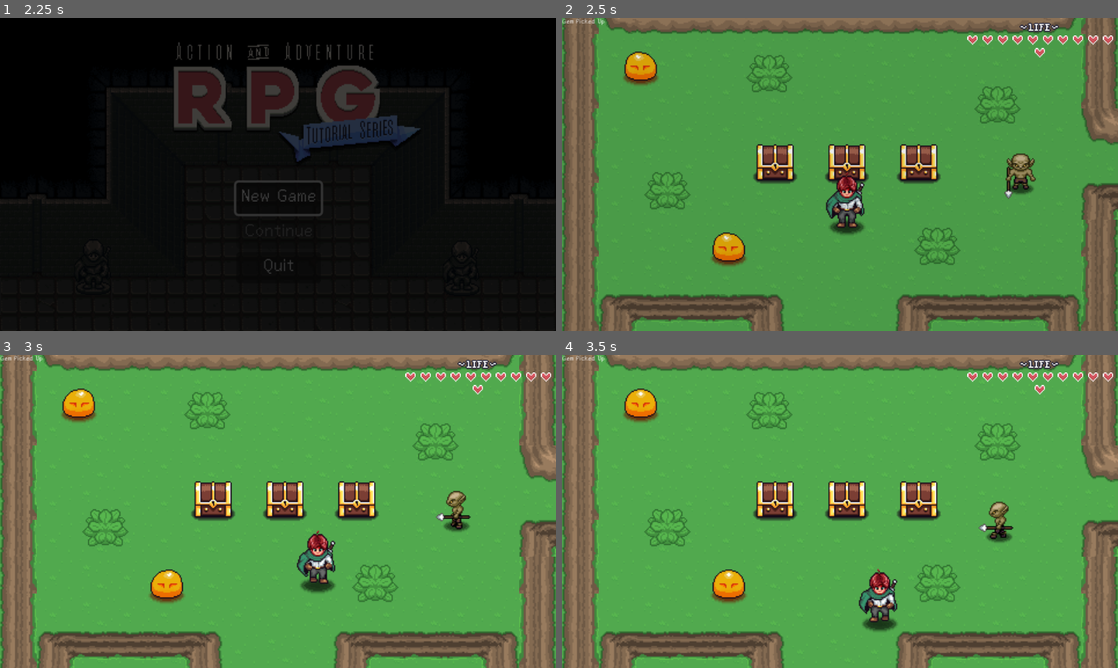
Above: before the commit, frames 1-4 (two rows, left to right).
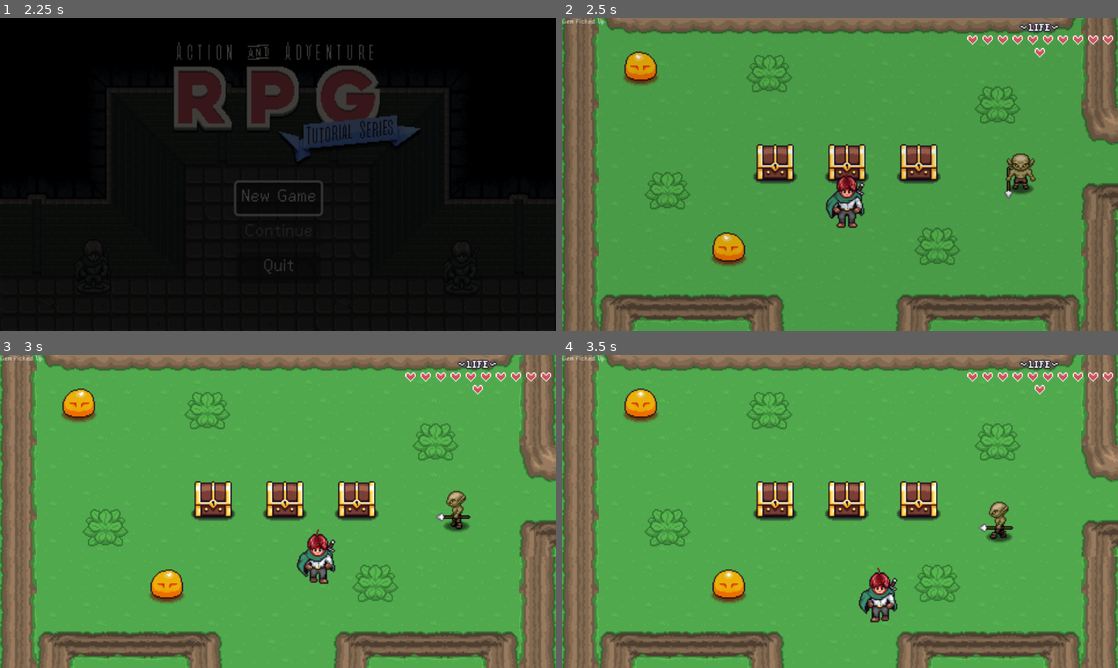
Above: after the commit, the same moments.

Repository: Folkor42/2D-Action-Adventure
Game: Godot game, scene res://scenes/Title Screen.tscn
Two runs of this game, one before a commit and one after it. Both use one fixed random seed, a clock stepped at 60 frames per second and the inputs below. Sound files missing from this copy of the repository are replaced by a short silence.
Inputs:
- Up to frame 1 (2.25 s): click "New Game" at 0.5 s; click "New Game" at 1.25 s; tap Enter (ui_accept) at 2 s; hold Right (right) from 2.03 s (still down); hold Z (attack) from 2.03 s (still down)
- Up to frame 2 (2.5 s): keep holding Right (right); keep holding Z (attack); tap Enter (ui_accept) at 2.27 s; tap Space (interact) at 2.3 s
- Up to frame 3 (3 s): release Right (right) at 2.78 s; release Z (attack) at 2.78 s; hold Down (down) from 2.78 s (still down); tap Space (interact) at 2.85 s
- Up to frame 4 (3.5 s): keep holding Down (down); tap Enter (ui_accept) at 3.02 s; tap Z (attack) at 3.05 s

Frame 1 is identical in both runs. In frame 2, 0.2% of the frame differs, in the area x 48-55%, y 53-70%; in frame 3, 0.2%; in frame 4, 0.3%, in the area x 54-61%, y 67-89%.

Commit message:
Added Charge and Spin Attacks

Diff:
--- a/Levels/player_spawn.tscn
+++ b/Levels/player_spawn.tscn
@@ -1,7 +1,7 @@
 [gd_scene load_steps=3 format=3 uid="uid://6itqmku4udbn"]
 
-[ext_resource type="Texture2D" uid="uid://bi3ihmbunaajq" path="res://player/assets/PlayerSprite02.png" id="1_j41qb"]
 [ext_resource type="Script" path="res://Levels/player_spawn.gd" id="1_jicqw"]
+[ext_resource type="Texture2D" uid="uid://wn8u0u5epjnq" path="res://player/assets/player_sprite.png" id="2_3rb4l"]
 
 [node name="PlayerSpawn" type="Node2D"]
 script = ExtResource("1_jicqw")
@@ -9,6 +9,6 @@
 [node name="Sprite2D" type="Sprite2D" parent="."]
 modulate = Color(0.505882, 0.831373, 0, 0.321569)
 position = Vector2(0, -20)
-texture = ExtResource("1_j41qb")
+texture = ExtResource("2_3rb4l")
 hframes = 16
-vframes = 3
+vframes = 8
--- a/player/player.tscn
+++ b/player/player.tscn
@@ -1,20 +1,24 @@
-[gd_scene load_steps=49 format=3 uid="uid://c1yldn01piade"]
+[gd_scene load_steps=67 format=3 uid="uid://c1yldn01piade"]
 
 [ext_resource type="Script" path="res://player/player.gd" id="1_jfhlr"]
 [ext_resource type="Texture2D" uid="uid://bbn1y3etw8abv" path="res://player/assets/Shadow.png" id="2_x4wqo"]
-[ext_resource type="Texture2D" uid="uid://bi3ihmbunaajq" path="res://player/assets/PlayerSprite02.png" id="3_jcqbb"]
 [ext_resource type="Script" path="res://player/scripts/player_state_machine.gd" id="3_rty4m"]
+[ext_resource type="Texture2D" uid="uid://wn8u0u5epjnq" path="res://player/assets/player_sprite.png" id="3_wr173"]
 [ext_resource type="Script" path="res://player/scripts/state_idle.gd" id="4_5inqy"]
 [ext_resource type="Texture2D" uid="uid://48smxdvbitw3" path="res://player/assets/AttackSprite01.png" id="4_qqey1"]
 [ext_resource type="Script" path="res://player/scripts/state_walk.gd" id="5_wm0m5"]
+[ext_resource type="Texture2D" uid="uid://cxqem0fi4dfeb" path="res://player/assets/spin_effect.png" id="6_higc7"]
 [ext_resource type="Script" path="res://player/scripts/state_attack.gd" id="7_lwivv"]
 [ext_resource type="AudioStream" uid="uid://d1gena0ehi2w8" path="res://player/assets/SwordSwoosh.wav" id="9_2t1ia"]
 [ext_resource type="PackedScene" uid="uid://qlwg2e7oxfae" path="res://General Nodes/HurtBox/hurt_box.tscn" id="10_f5yu8"]
 [ext_resource type="Script" path="res://player/scripts/playerInteractionHost.gd" id="10_jvyjm"]
 [ext_resource type="Script" path="res://player/player_camera.gd" id="11_bqo1l"]
 [ext_resource type="Script" path="res://player/scripts/state_stun.gd" id="11_qxb6f"]
+[ext_resource type="Script" path="res://player/scripts/state_charge_attack.gd" id="12_wewfp"]
 [ext_resource type="PackedScene" uid="uid://celtqki70mpck" path="res://General Nodes/HitBox/hit_box.tscn" id="13_jflad"]
+[ext_resource type="AudioStream" uid="uid://cygtxrlocrcqc" path="res://player/audio/charged.wav" id="13_w77si"]
 [ext_resource type="Script" path="res://player/scripts/push_area.gd" id="14_f6vgu"]
+[ext_resource type="AudioStream" uid="uid://dj868ev2y7pqb" path="res://player/audio/spin-attack.wav" id="14_sacfn"]
 [ext_resource type="AudioStream" uid="uid://d302m6d0pklut" path="res://player/assets/hit_player.wav" id="14_wys8c"]
 [ext_resource type="Script" path="res://player/scripts/Abilities/Abilities.gd" id="17_vwdh7"]
 [ext_resource type="PackedScene" uid="uid://ceb3g0if8khao" path="res://General Nodes/ItemMagnet/item_magnet.tscn" id="18_2qpeh"]
@@ -257,6 +261,90 @@
 [sub_resource type="CircleShape2D" id="CircleShape2D_i8235"]
 radius = 19.0
 
+[sub_resource type="CapsuleShape2D" id="CapsuleShape2D_gs0ff"]
+radius = 8.0
+height = 26.0
+
+[sub_resource type="Gradient" id="Gradient_8vehr"]
+colors = PackedColorArray(1, 1, 1, 1, 0, 0.87451, 0.388235, 0)
+
+[sub_resource type="GradientTexture1D" id="GradientTexture1D_ibmbl"]
+gradient = SubResource("Gradient_8vehr")
+
+[sub_resource type="ParticleProcessMaterial" id="ParticleProcessMaterial_5hx7v"]
+particle_flag_disable_z = true
+emission_shape = 3
+emission_box_extents = Vector3(3, 12, 1)
+spread = 180.0
+initial_velocity_min = 10.0
+initial_velocity_max = 30.0
+gravity = Vector3(0, 0, 0)
+linear_accel_min = -20.0
+linear_accel_max = -5.0
+color_ramp = SubResource("GradientTexture1D_ibmbl")
+
+[sub_resource type="Animation" id="Animation_icov6"]
+resource_name = "spin"
+length = 0.35
+step = 0.05
+tracks/0/type = "value"
+tracks/0/imported = false
+tracks/0/enabled = true
+tracks/0/path = NodePath(".:frame")
+tracks/0/interp = 1
+tracks/0/loop_wrap = true
+tracks/0/keys = {
+"times": PackedFloat32Array(0, 0.05, 0.1, 0.15, 0.2, 0.25, 0.3, 0.35),
+"transitions": PackedFloat32Array(1, 1, 1, 1, 1, 1, 1, 1),
+"update": 1,
+"values": [0, 1, 2, 3, 4, 5, 6, 7]
+}
+tracks/1/type = "value"
+tracks/1/imported = false
+tracks/1/enabled = true
+tracks/1/path = NodePath(".:modulate")
+tracks/1/interp = 1
+tracks/1/loop_wrap = true
+tracks/1/keys = {
+"times": PackedFloat32Array(0, 0.25, 0.35),
+"transitions": PackedFloat32Array(1, 1, 1),
+"update": 0,
+"values": [Color(1, 1, 1, 1), Color(0.369077, 0.976635, 0.380642, 1), Color(0.368627, 0.976471, 0.380392, 0)]
+}
+
+[sub_resource type="Animation" id="Animation_sx5sc"]
+length = 0.001
+tracks/0/type = "value"
+tracks/0/imported = false
+tracks/0/enabled = true
+tracks/0/path = NodePath(".:frame")
+tracks/0/interp = 1
+tracks/0/loop_wrap = true
+tracks/0/keys = {
+"times": PackedFloat32Array(0),
+"transitions": PackedFloat32Array(1),
+"update": 1,
+"values": [0]
+}
+tracks/1/type = "value"
+tracks/1/imported = false
+tracks/1/enabled = true
+tracks/1/path = NodePath(".:modulate")
+tracks/1/interp = 1
+tracks/1/loop_wrap = true
+tracks/1/keys = {
+"times": PackedFloat32Array(0),
+"transitions": PackedFloat32Array(1),
+"update": 0,
+"values": [Color(1, 1, 1, 1)]
+}
+
+[sub_resource type="AnimationLibrary" id="AnimationLibrary_5c6cb"]
+_data = {
+"RESET": SubResource("Animation_sx5sc"),
+"spin": SubResource("Animation_icov6")
+}
+
 [sub_resource type="Animation" id="Animation_yctyk"]
 length = 0.001
 tracks/0/type = "value"
@@ -282,6 +370,30 @@
 "transitions": PackedFloat32Array(1),
 "update": 0,
 "values": [Vector2(0, 25)]
+}
+tracks/2/type = "value"
+tracks/2/imported = false
+tracks/2/enabled = true
+tracks/2/path = NodePath("Sprite2D/ChargeHurtBox:rotation")
+tracks/2/interp = 1
+tracks/2/loop_wrap = true
+tracks/2/keys = {
+"times": PackedFloat32Array(0),
+"transitions": PackedFloat32Array(1),
+"update": 0,
+"values": [0.0]
+}
+tracks/3/type = "value"
+tracks/3/imported = false
+tracks/3/enabled = true
+tracks/3/path = NodePath("Sprite2D/ChargeHurtBox/GPUParticles2D:position")
+tracks/3/interp = 1
+tracks/3/loop_wrap = true
+tracks/3/keys = {
+"times": PackedFloat32Array(0),
+"transitions": PackedFloat32Array(1),
+"update": 0,
+"values": [Vector2(-6, 16)]
 }
 
 [sub_resource type="Animation" id="Animation_kao2h"]
@@ -516,6 +628,285 @@
 "transitions": PackedFloat32Array(1, 1),
 "update": 0,
 "values": [13, 16]
+}
+
+[sub_resource type="Animation" id="Animation_1hjjf"]
+resource_name = "charge_down"
+length = 0.4
+loop_mode = 2
+tracks/0/type = "value"
+tracks/0/imported = false
+tracks/0/enabled = true
+tracks/0/path = NodePath("Sprite2D:frame")
+tracks/0/interp = 1
+tracks/0/loop_wrap = true
+tracks/0/keys = {
+"times": PackedFloat32Array(0),
+"transitions": PackedFloat32Array(1),
+"update": 0,
+"values": [56]
+}
+tracks/1/type = "value"
+tracks/1/imported = false
+tracks/1/enabled = true
+tracks/1/path = NodePath("Sprite2D/ChargeHurtBox:rotation")
+tracks/1/interp = 1
+tracks/1/loop_wrap = true
+tracks/1/keys = {
+"times": PackedFloat32Array(0),
+"transitions": PackedFloat32Array(1),
+"update": 0,
+"values": [0.0]
+}
+tracks/2/type = "value"
+tracks/2/imported = false
+tracks/2/enabled = true
+tracks/2/path = NodePath("Sprite2D/ChargeHurtBox/GPUParticles2D:position")
+tracks/2/interp = 1
+tracks/2/loop_wrap = true
+tracks/2/keys = {
+"times": PackedFloat32Array(0),
+"transitions": PackedFloat32Array(1),
+"update": 0,
+"values": [Vector2(-6, 16)]
+}
+
+[sub_resource type="Animation" id="Animation_3pcx8"]
+resource_name = "charge_up"
+length = 0.4
+loop_mode = 2
+tracks/0/type = "value"
+tracks/0/imported = false
+tracks/0/enabled = true
+tracks/0/path = NodePath("Sprite2D:frame")
+tracks/0/interp = 1
+tracks/0/loop_wrap = true
+tracks/0/keys = {
+"times": PackedFloat32Array(0),
+"transitions": PackedFloat32Array(1),
+"update": 0,
+"values": [59]
+}
+tracks/1/type = "value"
+tracks/1/imported = false
+tracks/1/enabled = true
+tracks/1/path = NodePath("Sprite2D/ChargeHurtBox:rotation")
+tracks/1/interp = 1
+tracks/1/loop_wrap = true
+tracks/1/keys = {
+"times": PackedFloat32Array(0),
+"transitions": PackedFloat32Array(1),
+"update": 0,
+"values": [3.14159]
+}
+tracks/2/type = "value"
+tracks/2/imported = false
+tracks/2/enabled = true
+tracks/2/path = NodePath("Sprite2D/ChargeHurtBox/GPUParticles2D:position")
+tracks/2/interp = 1
+tracks/2/loop_wrap = true
+tracks/2/keys = {
+"times": PackedFloat32Array(0),
+"transitions": PackedFloat32Array(1),
+"update": 0,
+"values": [Vector2(13, 16)]
+}
+
+[sub_resource type="Animation" id="Animation_vecbi"]
+resource_name = "charge_side"
+length = 0.4
+loop_mode = 2
+tracks/0/type = "value"
+tracks/0/imported = false
+tracks/0/enabled = true
+tracks/0/path = NodePath("Sprite2D:frame")
+tracks/0/interp = 1
+tracks/0/loop_wrap = true
+tracks/0/keys = {
+"times": PackedFloat32Array(0),
+"transitions": PackedFloat32Array(1),
+"update": 0,
+"values": [63]
+}
+tracks/1/type = "value"
+tracks/1/imported = false
+tracks/1/enabled = true
+tracks/1/path = NodePath("Sprite2D/ChargeHurtBox:rotation")
+tracks/1/interp = 1
+tracks/1/loop_wrap = true
+tracks/1/keys = {
+"times": PackedFloat32Array(0),
+"transitions": PackedFloat32Array(1),
+"update": 0,
+"values": [-1.5708]
+}
+tracks/2/type = "value"
+tracks/2/imported = false
+tracks/2/enabled = true
+tracks/2/path = NodePath("Sprite2D/ChargeHurtBox/GPUParticles2D:position")
+tracks/2/interp = 1
+tracks/2/loop_wrap = true
+tracks/2/keys = {
+"times": PackedFloat32Array(0),
+"transitions": PackedFloat32Array(1),
+"update": 0,
+"values": [Vector2(-6, 16)]
+}
+
+[sub_resource type="Animation" id="Animation_vke3g"]
+resource_name = "charge_walk_down"
+length = 0.45
+loop_mode = 2
+step = 0.05
+tracks/0/type = "value"
+tracks/0/imported = false
+tracks/0/enabled = true
+tracks/0/path = NodePath("Sprite2D:frame")
+tracks/0/interp = 1
+tracks/0/loop_wrap = true
+tracks/0/keys = {
+"times": PackedFloat32Array(0, 0.45),
+"transitions": PackedFloat32Array(1, 1),
+"update": 0,
+"values": [54, 57]
+}
+tracks/1/type = "value"
+tracks/1/imported = false
+tracks/1/enabled = true
+tracks/1/path = NodePath("Sprite2D/ChargeHurtBox:rotation")
+tracks/1/interp = 1
+tracks/1/loop_wrap = true
+tracks/1/keys = {
+"times": PackedFloat32Array(0),
+"transitions": PackedFloat32Array(1),
+"update": 0,
+"values": [0.0]
+}
+tracks/2/type = "value"
+tracks/2/imported = false
+tracks/2/enabled = true
+tracks/2/path = NodePath("Sprite2D/ChargeHurtBox/GPUParticles2D:position")
+tracks/2/interp = 1
+tracks/2/loop_wrap = true
+tracks/2/keys = {
+"times": PackedFloat32Array(0),
+"transitions": PackedFloat32Array(1),
+"update": 0,
+"values": [Vector2(-6, 16)]
+}
+
+[sub_resource type="Animation" id="Animation_0ghf3"]
+resource_name = "charge_walk_up"
+length = 0.45
+loop_mode = 2
+step = 0.05
+tracks/0/type = "value"
+tracks/0/imported = false
+tracks/0/enabled = true
+tracks/0/path = NodePath("Sprite2D:frame")
+tracks/0/interp = 1
+tracks/0/loop_wrap = true
+tracks/0/keys = {
+"times": PackedFloat32Array(0, 0.45),
+"transitions": PackedFloat32Array(1, 1),
+"update": 0,
+"values": [58, 61]
+}
+tracks/1/type = "value"
+tracks/1/imported = false
+tracks/1/enabled = true
+tracks/1/path = NodePath("Sprite2D/ChargeHurtBox:rotation")
+tracks/1/interp = 1
+tracks/1/loop_wrap = true
+tracks/1/keys = {
+"times": PackedFloat32Array(0),
+"transitions": PackedFloat32Array(1),
+"update": 0,
+"values": [3.14159]
+}
+tracks/2/type = "value"
+tracks/2/imported = false
+tracks/2/enabled = true
+tracks/2/path = NodePath("Sprite2D/ChargeHurtBox/GPUParticles2D:position")
+tracks/2/interp = 1
+tracks/2/loop_wrap = true
+tracks/2/keys = {
+"times": PackedFloat32Array(0),
+"transitions": PackedFloat32Array(1),
+"update": 0,
+"values": [Vector2(13, 16)]
+}
+
+[sub_resource type="Animation" id="Animation_183n0"]
+resource_name = "charge_walk_side"
+length = 0.45
+loop_mode = 2
+step = 0.05
+tracks/0/type = "value"
+tracks/0/imported = false
+tracks/0/enabled = true
+tracks/0/path = NodePath("Sprite2D:frame")
+tracks/0/interp = 1
+tracks/0/loop_wrap = true
+tracks/0/keys = {
+"times": PackedFloat32Array(0, 0.45),
+"transitions": PackedFloat32Array(1, 1),
+"update": 0,
+"values": [62, 65]
+}
+tracks/1/type = "value"
+tracks/1/imported = false
+tracks/1/enabled = true
+tracks/1/path = NodePath("Sprite2D/ChargeHurtBox:rotation")
+tracks/1/interp = 1
+tracks/1/loop_wrap = true
+tracks/1/keys = {
+"times": PackedFloat32Array(0),
+"transitions": PackedFloat32Array(1),
+"update": 0,
+"values": [-1.5708]
+}
+tracks/2/type = "value"
+tracks/2/imported = false
+tracks/2/enabled = true
+tracks/2/path = NodePath("Sprite2D/ChargeHurtBox/GPUParticles2D:position")
+tracks/2/interp = 1
+tracks/2/loop_wrap = true
+tracks/2/keys = {
+"times": PackedFloat32Array(0),
+"transitions": PackedFloat32Array(1),
+"update": 0,
+"values": [Vector2(-6, 16)]
+}
+
+[sub_resource type="Animation" id="Animation_ja7bv"]
+resource_name = "charge_attack"
+length = 0.35
+loop_mode = 1
+step = 0.05
+tracks/0/type = "value"
+tracks/0/imported = false
+tracks/0/enabled = true
+tracks/0/path = NodePath("Sprite2D:frame")
+tracks/0/interp = 1
+tracks/0/loop_wrap = true
+tracks/0/keys = {
+"times": PackedFloat32Array(0, 0.05, 0.1, 0.15, 0.2, 0.25, 0.3, 0.35),
+"transitions": PackedFloat32Array(1, 1, 1, 1, 1, 1, 1, 1),
+"update": 1,
+"values": [66, 67, 68, 69, 70, 71, 72, 73]
+}
+tracks/1/type = "value"
+tracks/1/imported = false
+tracks/1/enabled = true
+tracks/1/path = NodePath("Sprite2D/ChargeHurtBox:rotation")
+tracks/1/interp = 1
+tracks/1/loop_wrap = true
+tracks/1/keys = {
+"times": PackedFloat32Array(0, 0.05, 0.1, 0.15, 0.2, 0.25, 0.3, 0.35),
+"transitions": PackedFloat32Array(1, 1, 1, 1, 1, 1, 1, 1),
+"update": 0,
+"values": [0.785398, 1.5708, 2.18166, 3.14159, -2.18166, -1.5708, -0.785398, 0.0]
 }
 
 [sub_resource type="AnimationLibrary" id="AnimationLibrary_iigjh"]
@@ -524,6 +915,13 @@
 "attack_down": SubResource("Animation_kao2h"),
 "attack_side": SubResource("Animation_8t0dr"),
 "attack_up": SubResource("Animation_rhhsi"),
+"charge_attack": SubResource("Animation_ja7bv"),
+"charge_down": SubResource("Animation_1hjjf"),
+"charge_side": SubResource("Animation_vecbi"),
+"charge_up": SubResource("Animation_3pcx8"),
+"charge_walk_down": SubResource("Animation_vke3g"),
+"charge_walk_side": SubResource("Animation_183n0"),
+"charge_walk_up": SubResource("Animation_0ghf3"),
 "idle_down": SubResource("Animation_rk36x"),
 "idle_side": SubResource("Animation_eic20"),
 "idle_up": SubResource("Animation_1124n"),
@@ -624,15 +1022,16 @@
 shape = SubResource("CircleShape2D_goj8y")
 
 [node name="Shadow" type="Sprite2D" parent="."]
+visible = false
 modulate = Color(0, 0, 0, 0.686275)
 show_behind_parent = true
 texture = ExtResource("2_x4wqo")
 
 [node name="Sprite2D" type="Sprite2D" parent="."]
 position = Vector2(0, -21)
-texture = ExtResource("3_jcqbb")
+texture = ExtResource("3_wr173")
 hframes = 16
-vframes = 3
+vframes = 8
 
 [node name="AttackEffectSprite" type="Sprite2D" parent="Sprite2D"]
 position = Vector2(0, 10)
@@ -658,6 +1057,35 @@
 shape = SubResource("CircleShape2D_i8235")
 debug_color = Color(0.67451, 0.176471, 0.188235, 0.294118)
 
+[node name="ChargeHurtBox" parent="Sprite2D" instance=ExtResource("10_f5yu8")]
+unique_name_in_owner = true
+collision_mask = 256
+monitoring = false
+
+[node name="CollisionShape2D" type="CollisionShape2D" parent="Sprite2D/ChargeHurtBox"]
+visible = false
+position = Vector2(0, 16)
+shape = SubResource("CapsuleShape2D_gs0ff")
+debug_color = Color(0.67451, 0.176471, 0.188235, 0.294118)
+
+[node name="GPUParticles2D" type="GPUParticles2D" parent="Sprite2D/ChargeHurtBox"]
+position = Vector2(-6, 16)
+amount = 4
+process_material = SubResource("ParticleProcessMaterial_5hx7v")
+lifetime = 0.5
+
+[node name="SpinSprite" type="Sprite2D" parent="."]
+visible = false
+show_behind_parent = true
+position = Vector2(0, -20)
+texture = ExtResource("6_higc7")
+hframes = 8
+
+[node name="AnimationPlayer" type="AnimationPlayer" parent="SpinSprite"]
+libraries = {
+"": SubResource("AnimationLibrary_5c6cb")
+}
+
 [node name="AnimationPlayer" type="AnimationPlayer" parent="."]
 libraries = {
 "": SubResource("AnimationLibrary_iigjh")
@@ -678,6 +1106,11 @@
 
 [node name="Stun" type="Node" parent="StateMachine"]
 script = ExtResource("11_qxb6f")
+
+[node name="ChargeAttack" type="Node" parent="StateMachine"]
+script = ExtResource("12_wewfp")
+sfx_charge = ExtResource("13_w77si")
+sfx_spin = ExtResource("14_sacfn")
 
 [node name="Camera2D" type="Camera2D" parent="."]
 position_smoothing_enabled = true
@@ -691,6 +1124,7 @@
 bus = &"SoundFX"
 
 [node name="Interactions" type="Node2D" parent="."]
+visible = false
 script = ExtResource("10_jvyjm")
 
 [node name="Area2D" type="Area2D" parent="Interactions"]
@@ -731,6 +1165,7 @@
 script = ExtResource("17_vwdh7")
 
 [node name="ItemMagnet" parent="." instance=ExtResource("18_2qpeh")]
+visible = false
 
 [node name="CollisionShape2D" type="CollisionShape2D" parent="ItemMagnet"]
 position = Vector2(0, -14)
--- /dev/null
+++ b/player/scripts/state_TEST.gd
@@ -0,0 +1,29 @@
+class_name State_TEST extends State
+
+@onready var walk : State = $"../Walk"
+@onready var attack : State = $"../Attack"
+
+
+func Enter() -> void:
+	print("TEST")
+	player.UpdateAnimation("idle")
+	pass
+
+func Exit() -> void:
+	pass
+
+func Process( _delta : float ) -> State:
+	if player.direction != Vector2.ZERO:
+		return walk
+	player.velocity = Vector2.ZERO
+	return null
+
+func Physics ( _delta : float ) -> State:
+		return null
+
+func HandleInput ( _event: InputEvent ) -> State:
+	if _event.is_action_pressed("attack"):
+		return attack
+	if _event.is_action_pressed("interact"):
+		PlayerManager.interact_pressed.emit()
+	return null
--- a/player/scripts/state_attack.gd
+++ b/player/scripts/state_attack.gd
@@ -4,20 +4,26 @@
 
 @export var attack_sound : AudioStream
 @export_range(1,20,0.5) var decelerate_speed : float = 5.0
-@onready var walk : State = $"../Walk"
-@onready var idle : State = $"../Idle"
+
 @onready var animation_player : AnimationPlayer = $"../../AnimationPlayer"
 @onready var attack_animation : AnimationPlayer = $"../../Sprite2D/AttackEffectSprite/AnimationPlayer"
 @onready var audio : AudioStreamPlayer2D = $"../../Audio/AudioStreamPlayer2D"
+
+@onready var walk : State = $"../Walk"
+@onready var idle : State = $"../Idle"
 @onready var hurt_box : HurtBox = %AttackHurtBox
+@onready var charge_attack: State = $"../ChargeAttack"
+
 
 func Enter() -> void:
+	player.UpdateAnimation("attack")
 	attack_animation.play( "attack_" + player.AnimDirection() )
-	player.UpdateAnimation("attack")
 	animation_player.animation_finished.connect ( EndAttack )
+
 	audio.stream = attack_sound
 	audio.pitch_scale = randf_range(0.9, 1.1)
 	audio.play()
+
 	attacking = true
 
 	await get_tree().create_timer(0.075).timeout
@@ -49,5 +55,7 @@
 
 
 func EndAttack( _newAnimName : String ) -> void:
+	if Input.is_action_pressed("attack"):
+		state_machine.ChangeState( charge_attack )
 	attacking = false
 	pass
--- /dev/null
+++ b/player/scripts/state_charge_attack.gd
@@ -0,0 +1,120 @@
+class_name State_ChargeAttack extends State
+
+@export var charge_duration : float = 1.0
+@export var move_speed : float = 80.0
+@export var sfx_charge : AudioStream
+@export var sfx_spin : AudioStream
+
+var timer : float = 0.0
+var walking : bool = false
+var is_attacking : bool = false
+var particles : ParticleProcessMaterial
+
+@onready var idle: State_Idle = $"../Idle"
+@onready var charge_hurt_box: HurtBox = %ChargeHurtBox
+@onready var audio_stream_player_2d: AudioStreamPlayer2D = $"../../Audio/AudioStreamPlayer2D"
+@onready var spin_sprite: Sprite2D = $"../../SpinSprite"
+@onready var spin_animation_player: AnimationPlayer = $"../../SpinSprite/AnimationPlayer"
+@onready var gpu_particles_2d: GPUParticles2D = $"../../Sprite2D/ChargeHurtBox/GPUParticles2D"
+
+
+func init() -> void:
+	spin_sprite.visible=false
+	gpu_particles_2d.emitting=false
+	particles = gpu_particles_2d.process_material as ParticleProcessMaterial
+	pass
+
+func Enter() -> void:
+	print ("CHARGE")
+	timer = charge_duration
+	is_attacking = false
+	walking = false
+	charge_hurt_box.monitoring=true
+	charge_hurt_box.damage = 0
+	gpu_particles_2d.emitting=true
+	gpu_particles_2d.amount = 4
+	gpu_particles_2d.explosiveness=0
+	particles.initial_velocity_min=10
+	particles.initial_velocity_max=30
+	pass
+
+func Exit() -> void:
+	charge_hurt_box.monitoring=false
+	spin_sprite.visible=false
+	gpu_particles_2d.emitting=false
+	pass
+
+func Process( _delta : float ) -> State:
+	# handle timer, when down complete notification
+	if timer > 0:
+		timer -= _delta
+		if timer <= 0:
+			timer = 0
+			charge_complete()
+
+	#detect input, walking
+	if is_attacking == false:
+		if player.direction == Vector2.ZERO:
+			walking = false
+			player.UpdateAnimation( "charge" )
+		elif player.SetDirection() or !walking:
+			walking = true
+			player.UpdateAnimation( "charge_walk" )
+			pass
+
+	player.velocity = player.direction * move_speed
+	return null
+
+func charge_complete()-> void:
+	play_audio( sfx_charge )
+	gpu_particles_2d.amount=50
+	gpu_particles_2d.explosiveness = 1
+	particles.initial_velocity_min=50
+	particles.initial_velocity_max=100
+	await get_tree().create_timer( 0.5 ).timeout
+	gpu_particles_2d.explosiveness=0
+	gpu_particles_2d.amount=10
+	particles.initial_velocity_min=10
+	particles.initial_velocity_max=30
+	pass
+
+func Physics ( _delta : float ) -> State:
+	return null
+
+func HandleInput ( _event: InputEvent ) -> State:
+	if _event.is_action_released("attack"):
+		if timer >0:
+			return idle
+		elif !is_attacking:
+			charge_attack()
+	return null
+
+func charge_attack() -> void:
+	print ("Charge Attack")
+	is_attacking = true
+	player.animation_player.play("charge_attack")
+	player.animation_player.seek( get_spin_frame() )
+	play_audio( sfx_spin )
+	spin_sprite.visible=true
+	spin_animation_player.play("spin")
+	var _duration : float = player.animation_player.current_animation_length
+	player.invulnerable = true
+	charge_hurt_box.damage = 5
+	await get_tree().create_timer( _duration * 0.875 ).timeout
+	state_machine.ChangeState(idle)
+	pass
+
+func get_spin_frame()->float:
+	var interval : float = 0.05
+	match player.cardinal_direction:
+		Vector2.DOWN:
+			return interval * 0
+		Vector2.UP:
+			return interval * 4
+		_:
+			return interval * 6
+
+func play_audio( _audio : AudioStream )->void:
+	audio_stream_player_2d.stream = _audio
+	audio_stream_player_2d.play()
+	pass
Binary file removed: player/assets/ExamplePlayerSprite.png
Binary file removed: player/assets/PlayerSprite02.png
Binary file added: player/assets/player_sprite.png
Not shown, changed: player/assets/player_sprite.png.import
Binary file added: player/assets/spin_effect.png
Not shown, changed: player/assets/spin_effect.png.import
Not shown, added: player/audio/charged.wav.import
Not shown, added: player/audio/exhausted.wav.import
Not shown, added: player/audio/hm_.wav.import
Not shown, added: player/audio/hmm.wav.import
Not shown, added: player/audio/huwh.wav.import
Not shown, added: player/audio/hwaah.wav.import
(and 14 more such lines)
